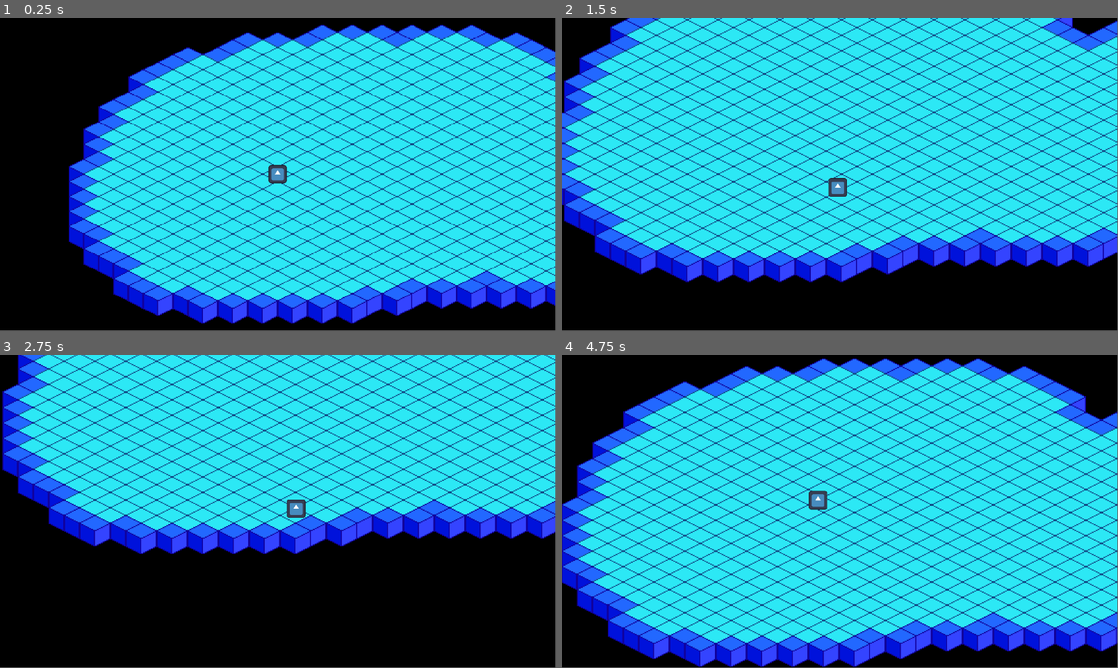
Above: before the commit, frames 1-4 (two rows, left to right).
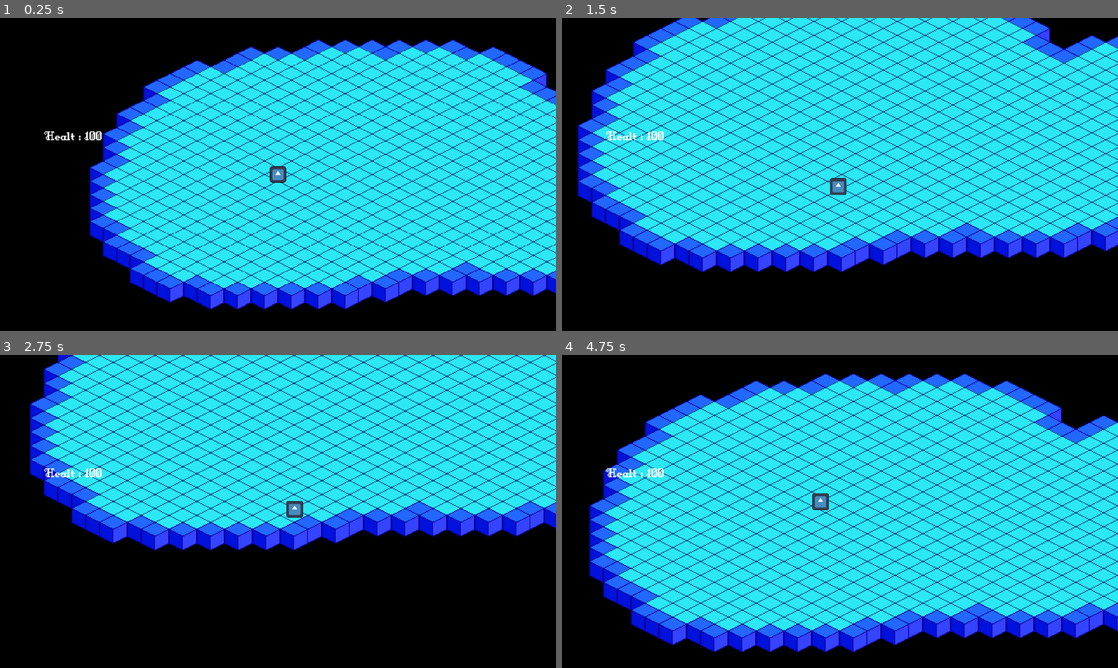
Above: after the commit, the same moments.

Repository: The-Sleety/GodotIsometricDemo
Game: Godot game, scene res://Scenes/world_test.tscn
Two runs of this game, one before a commit and one after it. Both use one fixed random seed, a clock stepped at 60 frames per second and the inputs below. The engine's default icon, where the game draws it, is replaced by a stand-in: a white triangle on a blue panel in a dark square.
Inputs (mouse positions are in pixels of both pictures, inside the frame that each line leads up to):
- Up to frame 1 (0.25 s): no input
- Up to frame 2 (1.5 s): move the mouse to (962, 158) at 0.52 s; hold Right (right) 0.53-1.28 s; click (962, 158) at 0.67 s; move the mouse to (728, 190) at 1.27 s; hold Down (down) from 1.28 s (still down)
- Up to frame 3 (2.75 s): move the mouse to (333, 442) at 2.02 s; release Down (down) at 2.03 s; hold Right (right) from 2.03 s (still down)
- Up to frame 4 (4.75 s): move the mouse to (812, 574) at 2.77 s; release Right (right) at 2.78 s; hold Up (ui_up) 2.78-3.53 s; click (812, 574) at 2.92 s; move the mouse to (1006, 558) at 3.52 s; hold Left (left) from 3.53 s (still down); move the mouse to (673, 464) at 4.27 s
In our replay, the window is 799x449 before the commit and 800x450 after it. These sizes can differ from the game's own. Grey fills any space a smaller window leaves; there, only what the larger window draws over its background counts as a difference.

The runs differ from the first frame. In frame 1, 37% of the frame differs, in the area x 7-100%, y 2-98%; in frame 2, 36%; in frame 3, 25%; in frame 4, 44%, in the area x 0-100%, y 1-100%.

Commit message:
same shit

Diff:
--- a/Scenes/Player.tscn
+++ b/Scenes/Player.tscn
@@ -1,9 +1,8 @@
-[gd_scene load_steps=6 format=3 uid="uid://lf4l0mdihsso"]
+[gd_scene load_steps=5 format=3 uid="uid://lf4l0mdihsso"]
 
 [ext_resource type="Script" path="res://Scripts/Player.gd" id="1_e55tr"]
 [ext_resource type="Texture2D" uid="uid://b85noi361il05" path="res://icon.svg" id="2_g8pab"]
 [ext_resource type="Script" path="res://Scripts/Camera2D.gd" id="3_3iq0a"]
-[ext_resource type="Texture2D" uid="uid://c16jynb2liwro" path="res://Assets/light.png" id="4_8f3po"]
 
 [sub_resource type="RectangleShape2D" id="RectangleShape2D_0kvdi"]
 size = Vector2(133.333, 33.3333)
@@ -24,8 +23,3 @@
 [node name="Camera2D" type="Camera2D" parent="."]
 position_smoothing_enabled = true
 script = ExtResource("3_3iq0a")
-
-[node name="PointLight2D" type="PointLight2D" parent="."]
-visible = false
-texture = ExtResource("4_8f3po")
-texture_scale = 7.0
--- a/Scenes/world_test.tscn
+++ b/Scenes/world_test.tscn
@@ -1,5 +1,6 @@
-[gd_scene load_steps=6 format=3 uid="uid://cfg64b7smyyhn"]
+[gd_scene load_steps=7 format=3 uid="uid://cfg64b7smyyhn"]
 
+[ext_resource type="FontFile" uid="uid://dejs38nj1b5eg" path="res://Assets/DungeonFont.ttf" id="1_jho5m"]
 [ext_resource type="Texture2D" uid="uid://cv1i1l4peyl88" path="res://Assets/Isometric-SpriteSheet.png" id="1_yvnvq"]
 [ext_resource type="Script" path="res://Scripts/TileMap.gd" id="2_8w8ck"]
 [ext_resource type="PackedScene" uid="uid://lf4l0mdihsso" path="res://Scenes/Player.tscn" id="2_myhhu"]
@@ -32,9 +33,16 @@
 
 [node name="WorldTest" type="Node2D"]
 
-[node name="CanvasModulate" type="CanvasModulate" parent="."]
-visible = false
-color = Color(0, 0, 0, 1)
+[node name="CanvasLayer" type="CanvasLayer" parent="."]
+
+[node name="Healt" type="Label" parent="CanvasLayer"]
+offset_left = 101.0
+offset_top = 256.0
+offset_right = 210.0
+offset_bottom = 290.0
+theme_override_fonts/font = ExtResource("1_jho5m")
+theme_override_font_sizes/font_size = 33
+text = "Health : "
 
 [node name="TileMap" type="TileMap" parent="."]
 y_sort_enabled = true
--- a/Scripts/Player.gd
+++ b/Scripts/Player.gd
@@ -1,11 +1,26 @@
 extends CharacterBody2D
 
-const speed = 100
-const acceleration = 2000
-const friction = 450
+class_name Player
+
+@export_category("Texts and onreadies")
+@onready var healtText = $"../CanvasLayer/Healt"
+
+@export_category("Movement")
+@export var speed = 100
+@export var acceleration = 2000
+@export var friction = 450
+
+@export_category("Stats")
+@export var healt = 100
+@export var protection = 0
+@export var baseDamage = 0
+var is_dead = false
+var can_move = true
 
 var input = Vector2.ZERO
-#var screen_size = get_viewport_rect().size
+
+func _process(delta):
+	healtText.text = "Healt : " + str(healt)
 
 func _physics_process(delta):
 	player_movement(delta)
@@ -35,3 +50,13 @@
 
 		velocity += cartesian_to_isometric(input * acceleration * delta)
 	move_and_slide()
+
+
+func GetDamaged():
+	if healt != 0:
+		healt -= 5
+	if healt == 0:
+		die()
+
+func die():
+	queue_free()
--- a/project.godot
+++ b/project.godot
@@ -13,7 +13,13 @@
 config/name="IsometricDemo"
 run/main_scene="res://Scenes/world_test.tscn"
 config/features=PackedStringArray("4.2", "Forward Plus")
+boot_splash/show_image=false
 config/icon="res://icon.svg"
+
+[display]
+
+window/size/viewport_width=1280
+window/size/viewport_height=720
 
 [input]
 
Binary file added: Assets/DungeonFont.ttf
Not shown, added: Assets/DungeonFont.ttf.import
